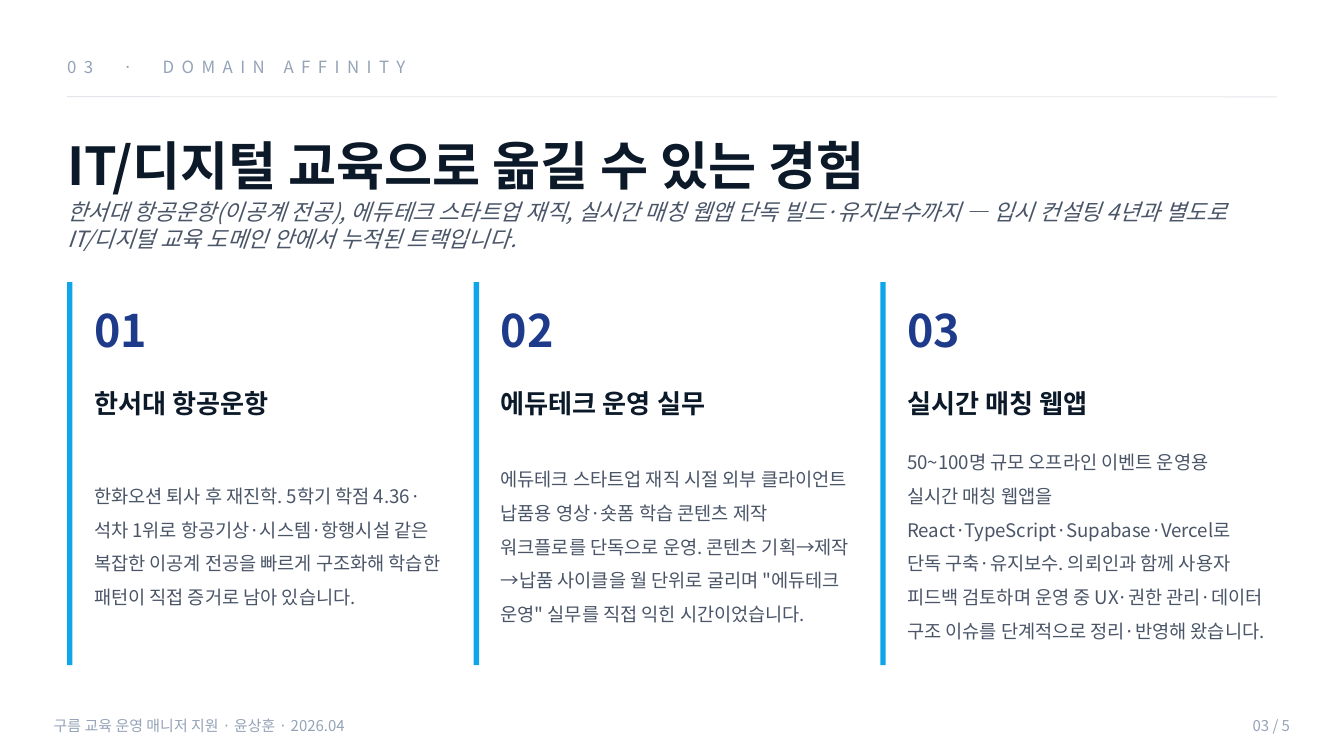
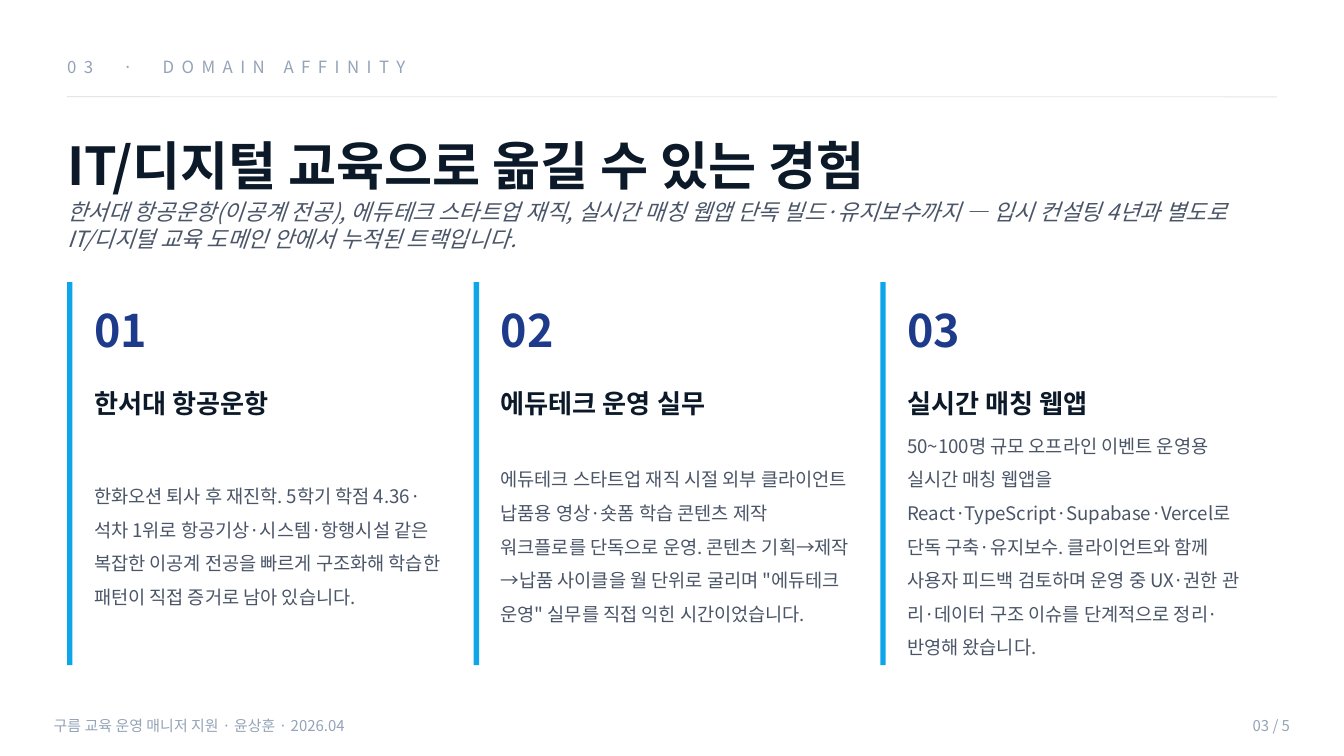
Before and after one commit to hoon7624g-web/GOORM, a slide deck: slide 3 of 윤상훈_구름_교육운영매니저_지원Deck.pptx. Drawn at 1344x756 pixels with LibreOffice and Linux fonts; fonts in the diff are those of the drawing. Boxes give left, top, right and bottom in pixels: in the first picture for what was removed or moved away, otherwise in the second. Text is boxed around its words. In the diff, an @@ line names an element or a change of style, - is before the commit and + after.

```diff
--- a/윤상훈_구름_교육운영매니저_지원Deck.pptx
+++ b/윤상훈_구름_교육운영매니저_지원Deck.pptx
@@ text at box(907, 437, 1239, 656): text changed @@
-50~100명 규모 오프라인 이벤트 운영용 실시간 매칭 웹앱을 React·TypeScript·Supabase·Vercel로 단독 구축·유지보수. 의뢰인과 함께 사용자 피드백 검토하며 운영 중 UX·권한 관리·데이터 구조 이슈를 단계적으로 정리·반영해 왔습니다.
+50~100명 규모 오프라인 이벤트 운영용 실시간 매칭 웹앱을 React·TypeScript·Supabase·Vercel로 단독 구축·유지보수. 클라이언트와 함께 사용자 피드백 검토하며 운영 중 UX·권한 관리·데이터 구조 이슈를 단계적으로 정리·반영해 왔습니다.
```
Also in this commit, not shown: 1 other slide changed, 4 other files.
